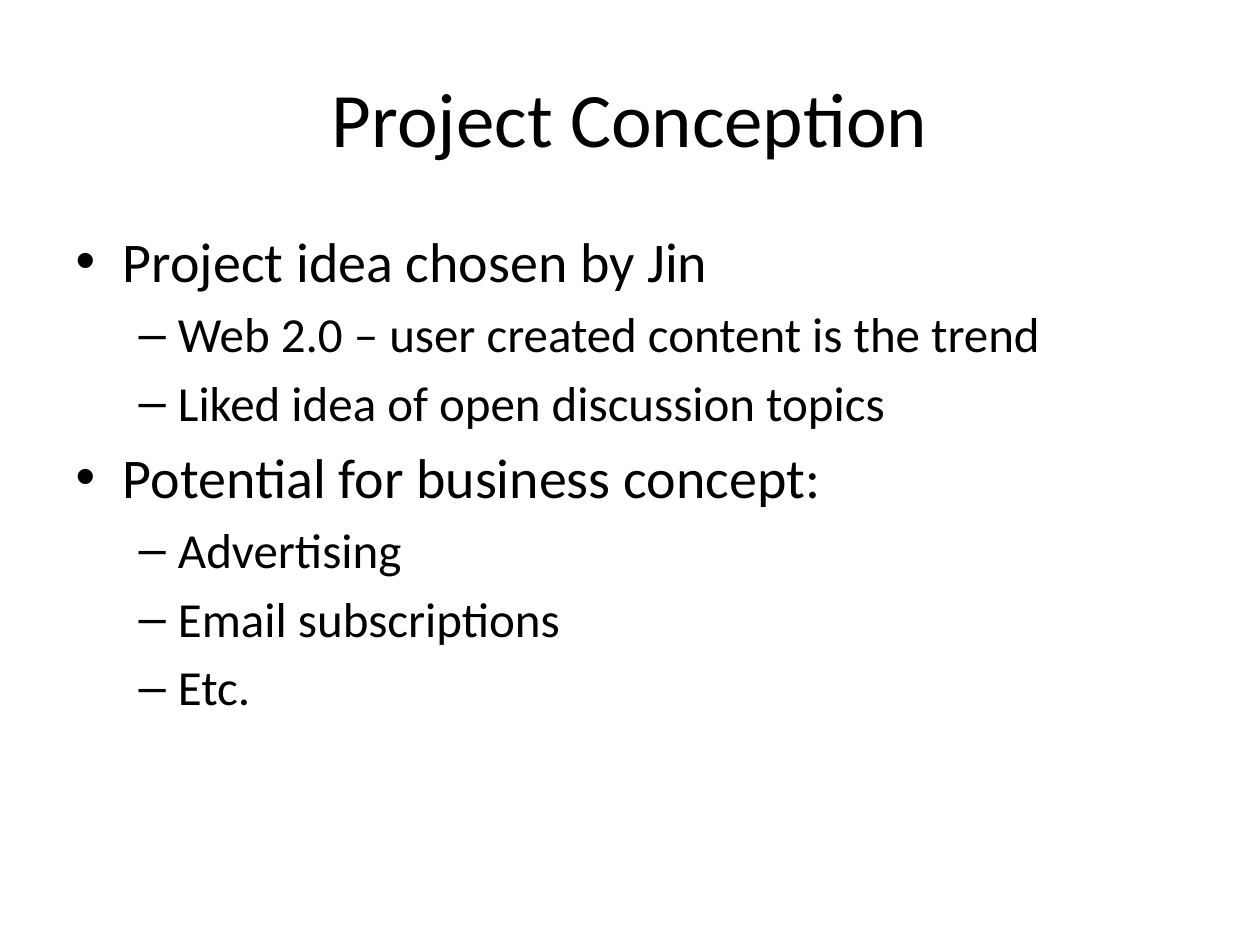
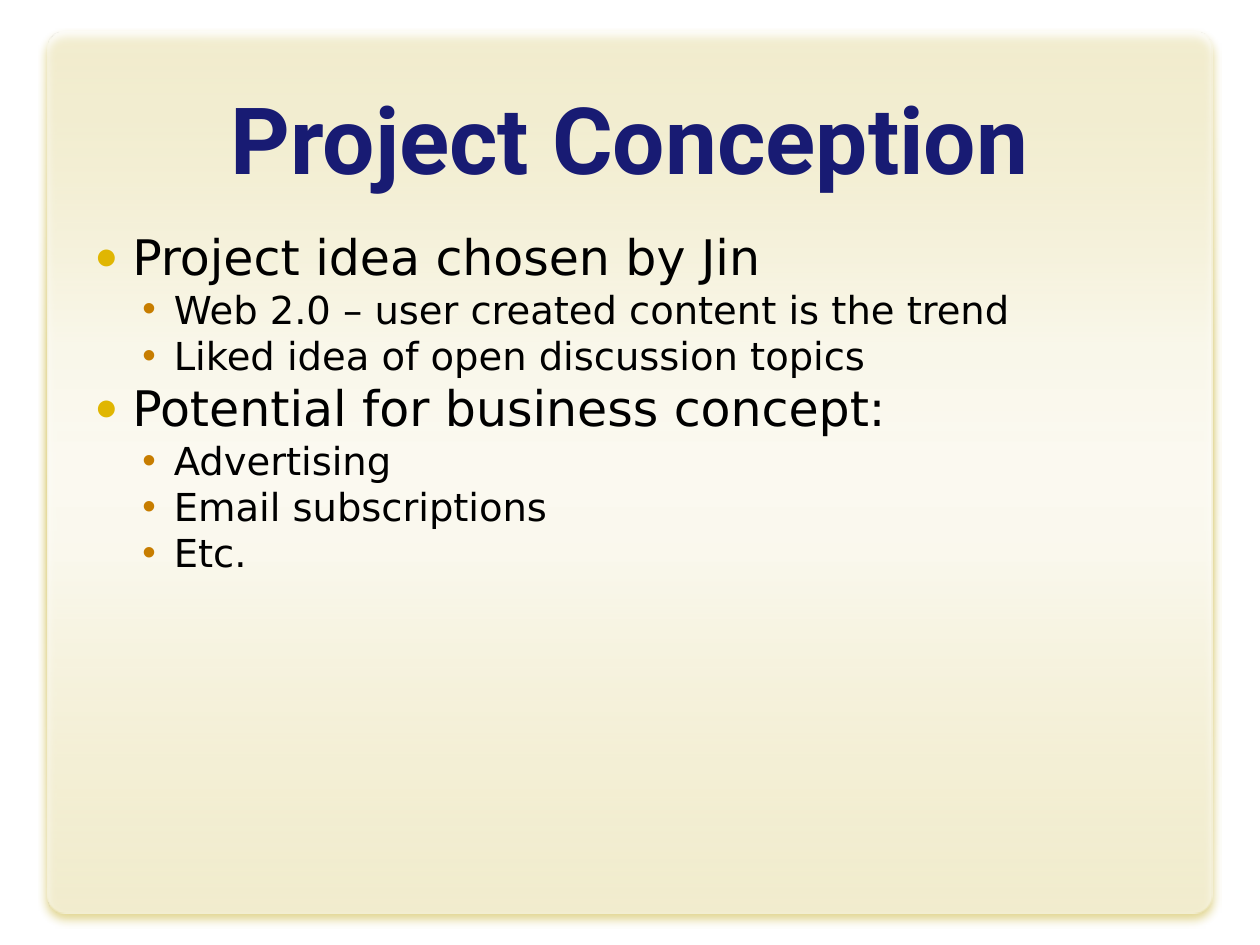
Before and after one commit to yokeholy/jin-jason-forum, a slide deck: slide 3 of J2_Forum.pptx. Drawn at 1260x945 pixels with LibreOffice and Linux fonts; fonts in the diff are those of the drawing; background and template pictures are left out. Boxes give left, top, right and bottom in pixels: in the first picture for what was removed or moved away, otherwise in the second. Text is boxed around its words. In the diff, an @@ line names an element or a change of style, - is before the commit and + after.

```diff
--- a/J2_Forum.pptx
+++ b/J2_Forum.pptx
@@ rounded rectangle added at <box>48,32,1213,914</box>, fill gradient #FFFFFF @@
@@ title "Project Conception" at <box>231,105,1028,194</box>: size 44 to 53 pt, font Calibri to Roboto, text colour #000000 to #181C74, bold on; vertical alignment middle to bottom @@
@@ text "Project idea chosen by Jin" at <box>132,237,1009,568</box>: size 32 to 28 pt in "Project idea chosen by Jin", "Potential for business concept:"; font Calibri to DejaVu Sans; size 28 to 22 pt in "Web 2.0 – user created content is ...", "Liked idea of open discussion topics", "Advertising", "Email subscriptions" and 1 more places; bullet • to ●; less space between paragraphs; bullet – to • @@
```
Also in this commit, not shown: 8 other slides changed.
